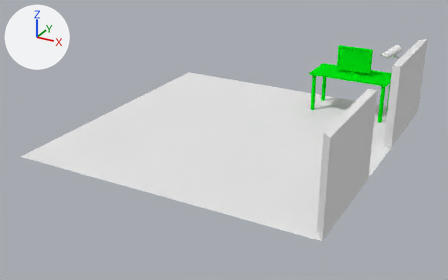
The Blender file res/ld40.blend as it was, and as the next commit left it.
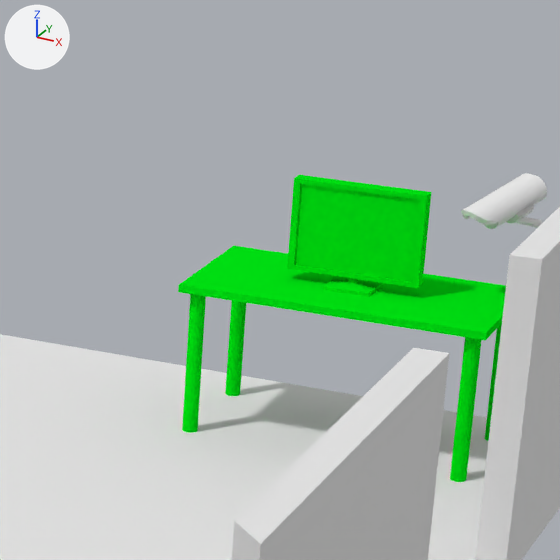
Each version appears first whole from a 50 mm lens placed at (3.637, -6.954, 3.32), pointed at (-0.026, -0.294, -0.01), and next in a close-up on the part from 59% to 90% of the width and 0% to 51% of the height. Arrows for +X, +Y and +Z are at upper left; the lights stay in place.

The first close-up shows 'Camera', 'Cube.004', 'Cylinder.005', 'Floor'.
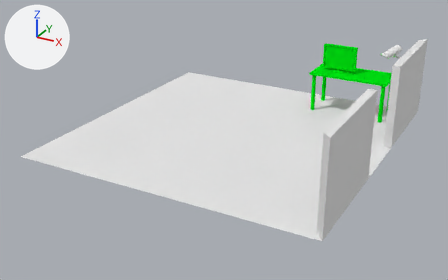
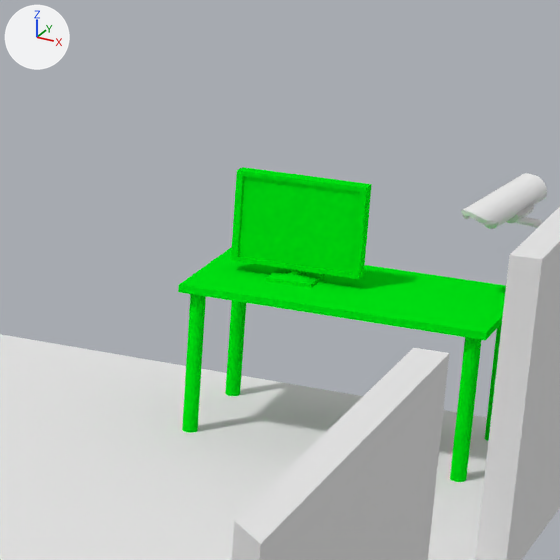
Changed parts and their boxes (x1, y1, x2, y2) in the close-ups (560 x 560 px; the box of a moved part takes in the faces that stretch with it):
'Cylinder.005', reshaped
    before: (178, 175, 506, 482)
    after: (178, 167, 506, 482)
part 1 of me_cylinder_011, moved or reshaped
    before: (323, 276, 383, 296)
    after: (266, 268, 326, 288)
part 2 of me_cylinder_011, moved or reshaped
    before: (287, 175, 432, 288)
    after: (231, 167, 372, 279)

What the commit changed:
me_cylinder_011 has 300 vertices, 174 faces and spans x 5.35..16.71, y 12.71..18.39, z -0.01..0.96.
me_cylinder_011 is used by ob_cylinder_005; location (0.0, 0.0, 0.0); scale (0.1, 0.1, 1.0).
me_cylinder_011 part 1: the loose piece of 20 vertices spanning x 10.18..11.88, y 14.7..16.41, z 0.58..0.66 is moved by (-2.19, 0.0, 0.0).
me_cylinder_011 part 2: the loose piece of 16 vertices spanning x 8.58..13.49, y 15.27..15.84, z 0.62..0.96 is moved by (-2.19, 0.0, 0.0).
